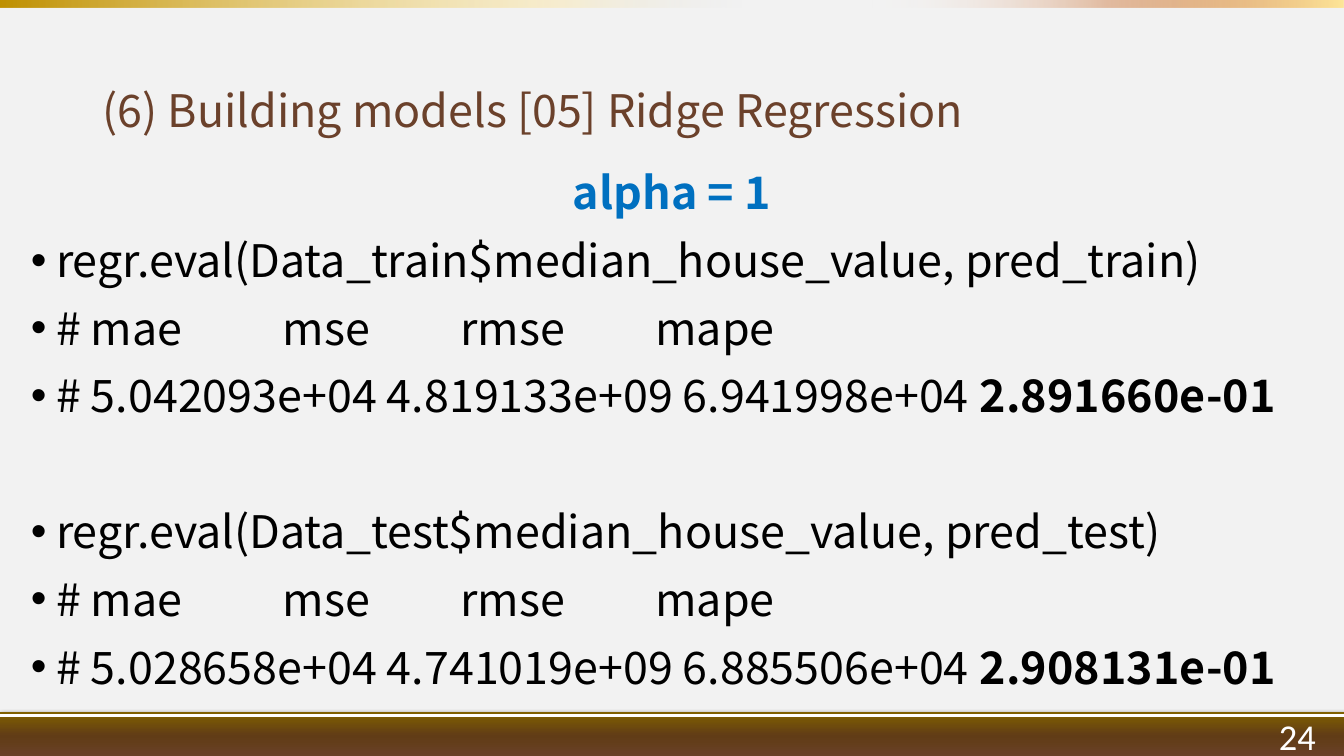
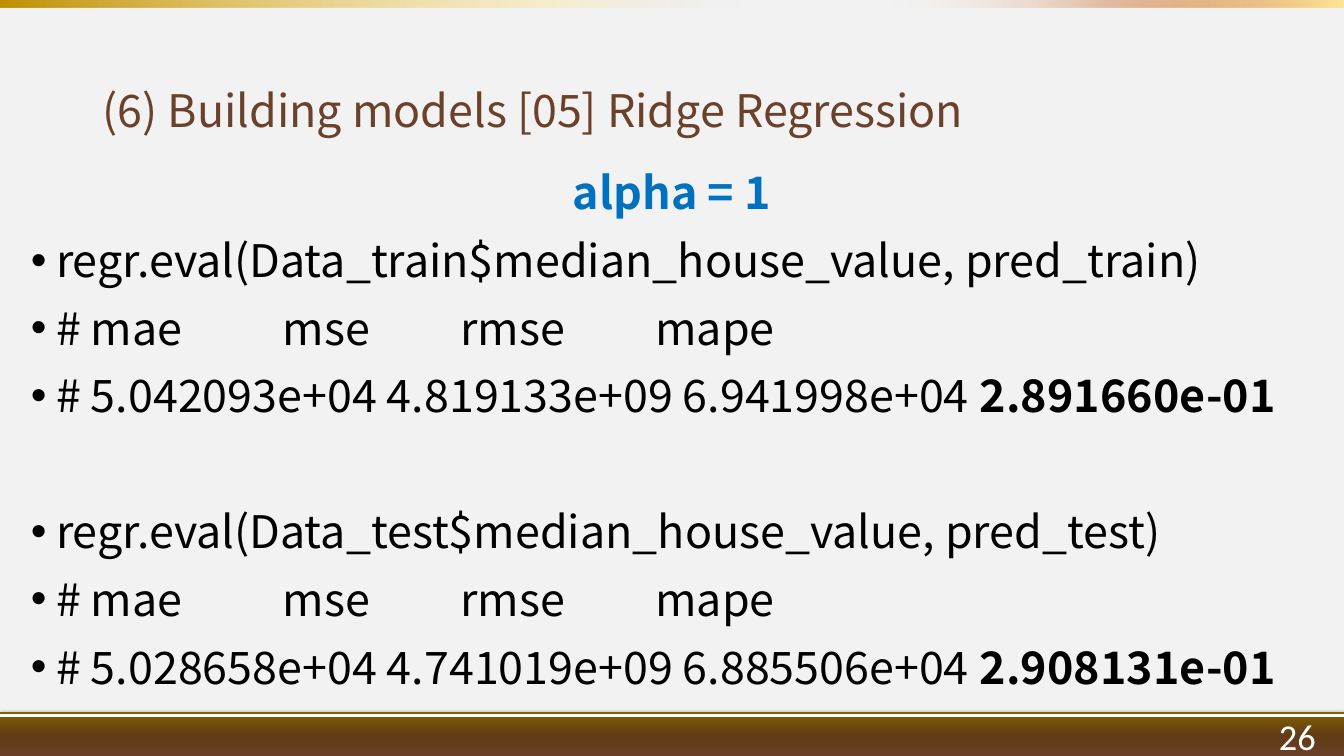
Before and after one commit to 1082-datascience/finalproject-finalproject-1082ds_group6, a slide deck: slide 29 of results/1072_datascience_FP_107363015_G6.pptx (slide 27 before the commit). Drawn at 1344x756 pixels with LibreOffice and Linux fonts; fonts in the diff are those of the drawing; background and template pictures are left out. Boxes give left, top, right and bottom in pixels: in the first picture for what was removed or moved away, otherwise in the second. Text is boxed around its words. In the diff, an @@ line names an element or a change of style, - is before the commit and + after.

```diff
--- a/results/1072_datascience_FP_107363015_G6.pptx
+++ b/results/1072_datascience_FP_107363015_G6.pptx
@@ text at [1279,725,1316,751]: text changed @@
-24
+26
```
Also in this commit, not shown: 30 other slides changed, 2 slides added.
